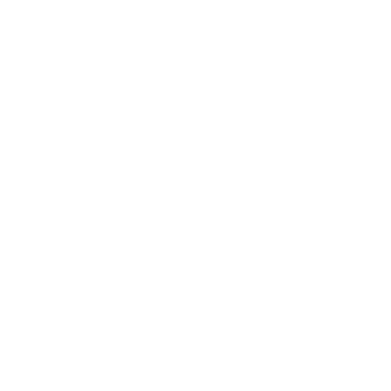
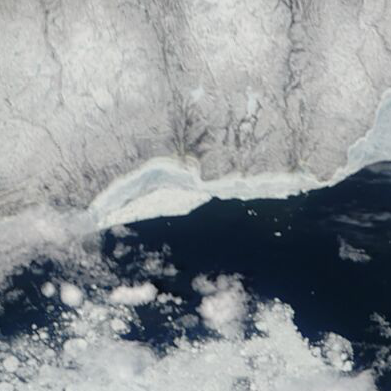
Revision of a layered 391px x 391px image; what changed, layer by layer:
added layer "300_hudson_bay_100km_20050613.terra.truecolor.250m" above "Background" over (x1=0, y1=0, x2=391, y2=391)
